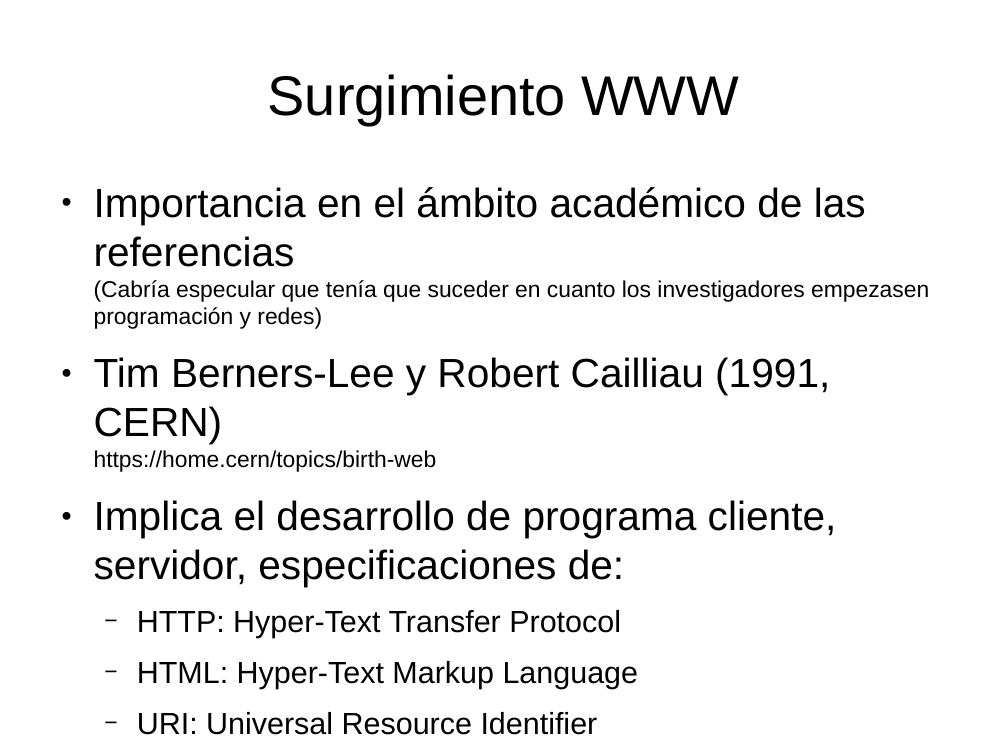
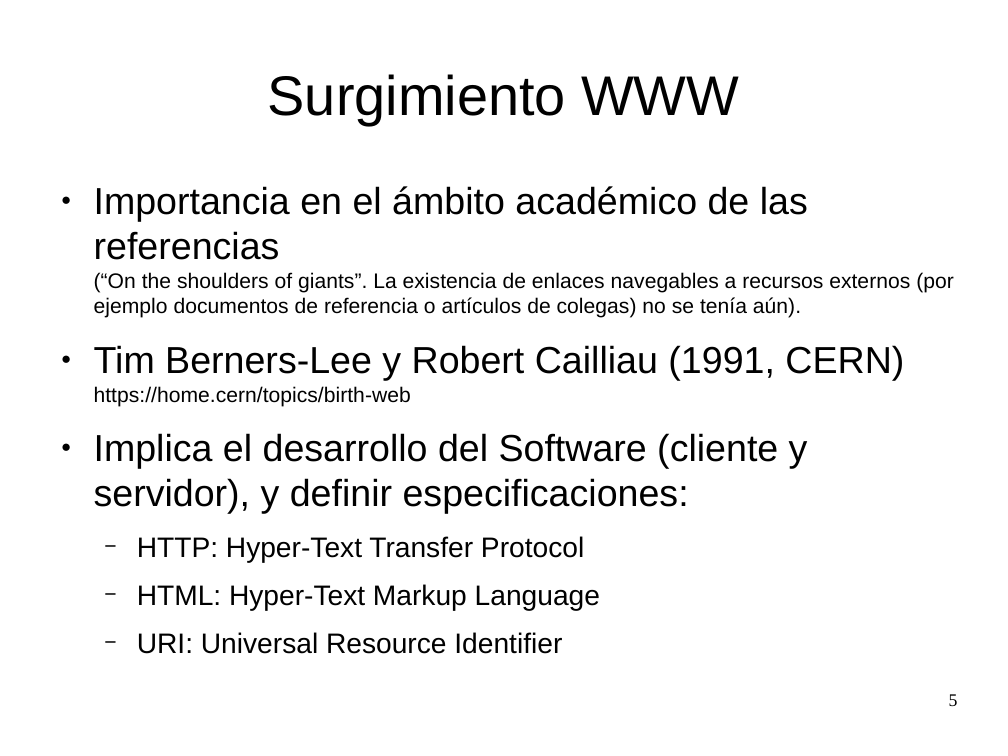
Before and after one commit to fjarandag/tic2, a slide deck: slide 5 of t02-www/102-historia.odp. Drawn at 1008x756 pixels with LibreOffice and Linux fonts; fonts in the diff are those of the drawing. Boxes give left, top, right and bottom in pixels: in the first picture for what was removed or moved away, otherwise in the second. Text is boxed around its words. In the diff, an @@ line names an element or a change of style, - is before the commit and + after.

```diff
--- a/t02-www/102-historia.odp
+++ b/t02-www/102-historia.odp
@@ text at [94, 186, 954, 318]: text changed; size 18 to 16.6 pt @@
-● Importancia en el ámbito académico de las referencias
-  (Cabría especular que tenía que suceder en cuanto los investigadores empezasen programación y redes)
+● Importancia en el ámbito académico de las referencias
+  (“On the shoulders of giants”. La existencia de enlaces navegables a recursos externos (por ejemplo documentos de referencia o artículos de colegas) no se tenía aún).
@@ text at [94, 345, 904, 654]: size 32 to 29.6 pt in "Tim Berners-Lee y Robert Cailliau (1991, CERN)"; size 18 to 16.6 pt in "https://home.cern/topics/birth-web"; size 24 to 22.2 pt in "HTTP: Hyper-Text Transfer Protocol", "HTML: Hyper-Text Markup Language", "URI: Universal Resource Identifier" @@
@@ text at [94, 433, 808, 514]: text changed; size 32 to 29.6 pt @@
-● Implica el desarrollo de programa cliente, servidor, especificaciones de:
+● Implica el desarrollo del Software (cliente y servidor), y definir especificaciones:
@@ page number added at [949, 694, 958, 706], 14 pt, text #000000 @@
+5
```
Also in this commit, not shown: 4 other slides changed, 2 slides added, 2 other files.
